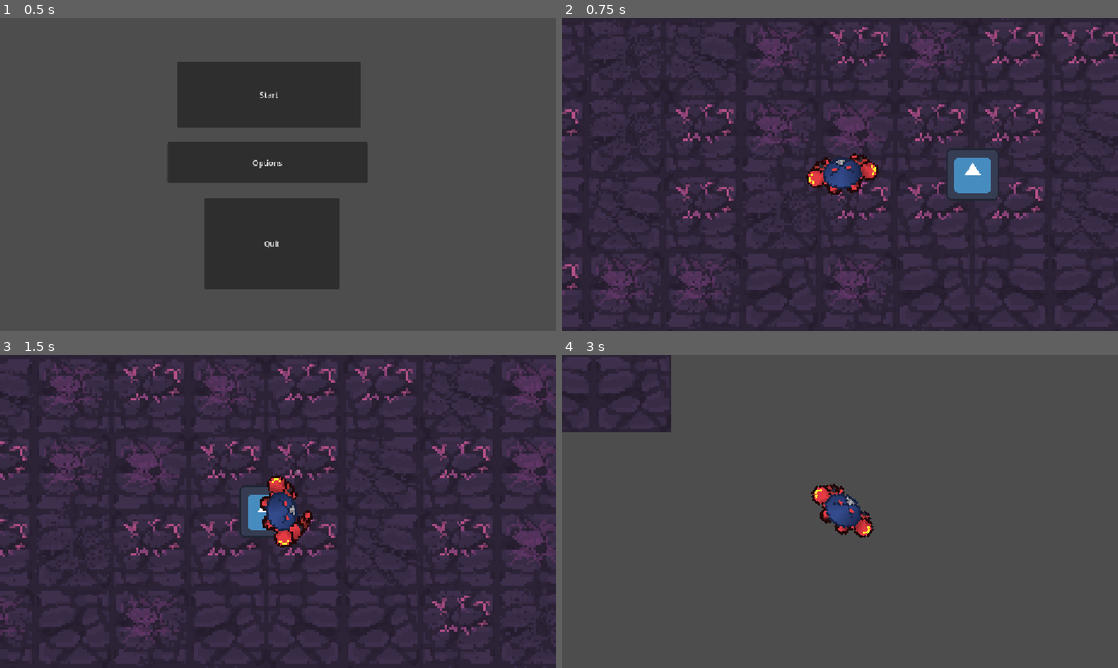
Above: before the commit, frames 1-4 (two rows, left to right).
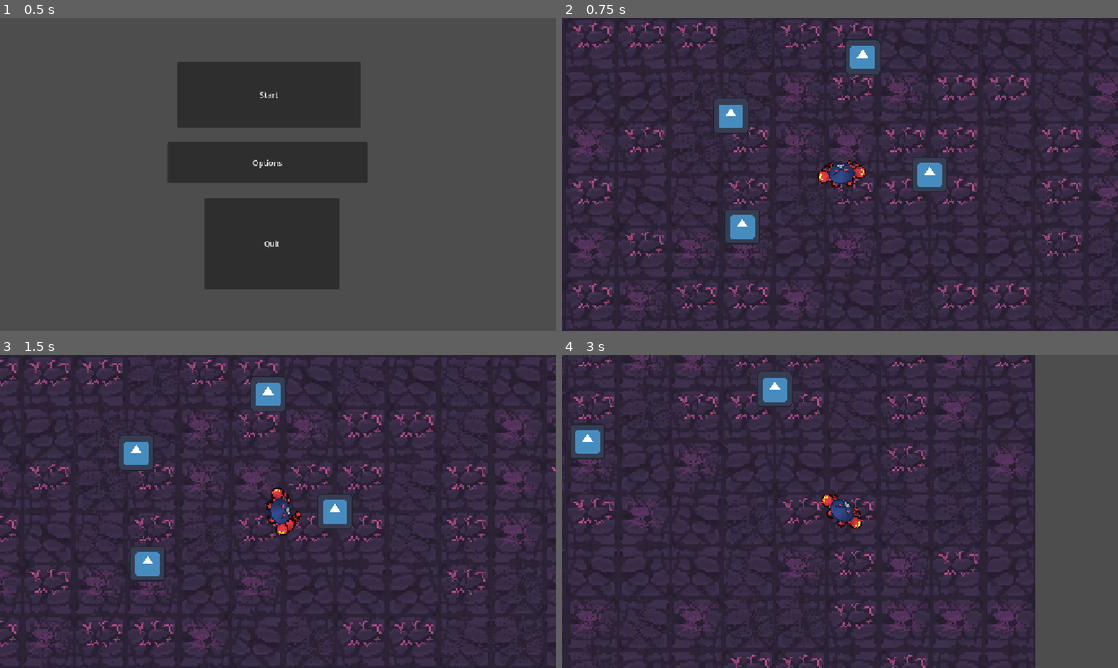
Above: after the commit, the same moments.

Repository: jalqau/Kingowen
Game: Godot game, scene res://scenes/main_menu.tscn
Two runs of this game, one before a commit and one after it. Both use one fixed random seed, a clock stepped at 60 frames per second and the inputs below. The engine's default icon, where the game draws it, is replaced by a stand-in: a white triangle on a blue panel in a dark square.
Inputs (mouse positions are in pixels of both pictures, inside the frame that each line leads up to):
- Up to frame 1 (0.5 s): no input
- Up to frame 2 (0.75 s): click "Start" at 0.5 s
- Up to frame 3 (1.5 s): tap Enter at 1.25 s; move the mouse to (400, 495) at 1.27 s; hold D (move_right) from 1.28 s (still down); click (400, 495) at 1.35 s
- Up to frame 4 (3 s): tap 1 (weapon_1, bound only after the commit) at 1.55, 2.1 s; move the mouse to (728, 527) at 2.02 s; release D (move_right) at 2.03 s; hold S (move_down) 2.03-2.78 s; tap 2 (weapon_2, bound only after the commit) at 2.3, 2.85 s; move the mouse to (895, 442) at 2.77 s; hold D (move_right) from 2.78 s (still down)

Frame 1 is identical in both runs. In frame 2, 18% of the frame differs, in the area x 0-100%, y 0-100%; in frame 3, 19%; in frame 4, 80%, in the area x 0-86%, y 0-100%.

Commit message:
weapon brr

Diff:
--- a/components/bullet.gd
+++ b/components/bullet.gd
@@ -10,16 +10,21 @@
 @export var speed: float = 2000.0
 
 
+
+
 func _ready() -> void:
 	global_position=pos
 	global_rotation=rota
 
 func _physics_process(delta: float) -> void:
-	velocity=Vector2(speed,0).rotated(dir)
+	velocity = Vector2.RIGHT.rotated(dir) * speed
 	move_and_slide()
 
+
 func _on_hitbox_component_area_entered(area: Area2D) -> void:
+
 	if area is HitboxComponent:
+
 		var hitbox: HitboxComponent = area
 
 		var hit_data := Attack.new()
@@ -31,5 +36,20 @@
 		hitbox.damage(hit_data)
 		queue_free()
 
-func _on_visible_on_screen_notifier_2d_screen_exited() -> void:
-	queue_free()
+
+func _on_area_2d_area_entered(area: Area2D) -> void:
+
+
+	if area is HitboxComponent:
+
+
+		var hitbox: HitboxComponent = area
+
+		var hit_data := Attack.new()
+		hit_data.attack_damage = attack_damage
+		hit_data.knockback_force = knockback_force
+		hit_data.attack_position = global_position
+		hit_data.stun_time = stun_time
+
+		hitbox.damage(hit_data)
+		queue_free()
--- a/components/firearm.gd
+++ b/components/firearm.gd
@@ -5,12 +5,16 @@
 @onready var muzzle: Marker2D = $Muzzle
 
 func attack() -> void:
-	print('fire')
+	print("fire")
+
 	var bullet = bullet_scene.instantiate()
+
 	bullet.pos = muzzle.global_position
-	bullet.rota = global_rotation
-	bullet.dir = global_rotation
+	bullet.dir = muzzle.global_rotation
+	bullet.rota = muzzle.global_rotation
+
 	bullet.attack_damage = attack_damage
 	bullet.knockback_force = knockback_force
 	bullet.stun_time = stun_time
+
 	get_tree().current_scene.add_child(bullet)
--- a/enemy/dummy.tscn
+++ b/enemy/dummy.tscn
@@ -7,6 +7,8 @@
 [sub_resource type="RectangleShape2D" id="RectangleShape2D_hrq6i"]
 
 [node name="dummy" type="CharacterBody2D" unique_id=363651682]
+collision_layer = 2
+collision_mask = 0
 
 [node name="Sprite2D" type="Sprite2D" parent="." unique_id=229344275]
 scale = Vector2(0.171875, 0.171875)
@@ -16,6 +18,8 @@
 MAX_HEALTH = 20.0
 
 [node name="HitboxComponent" parent="." unique_id=493860781 node_paths=PackedStringArray("health_component") instance=ExtResource("3_fva3d")]
+collision_layer = 2
+collision_mask = 0
 health_component = NodePath("../HealthComponent")
 
 [node name="CollisionShape2D" type="CollisionShape2D" parent="HitboxComponent" unique_id=31169104]
--- a/player/player.gd
+++ b/player/player.gd
@@ -2,15 +2,21 @@
 
 @export var speed: float = 300.0
 
-@onready var melee_weapon: Weapon = $aim_pivot/Sword
+var weapons: Array[Weapon] = []
+var current_weapon: Weapon
+
 @onready var aim_pivot: Node2D = $aim_pivot
 @onready var animated_sprite_2d: AnimatedSprite2D = $aim_pivot/AnimatedSprite2D
 @onready var animated_sprite_2d_2: AnimatedSprite2D = $AnimatedSprite2D2
 
 var is_attacking: bool = false
+
 var hit1 = "hit"
 var hit2 = "hit2"
 var temp: String
+
+# Анимация покоя для текущего оружия
+var idle_animation: String = "default"
 
 enum PlayerState {
 	IDLE,
@@ -21,11 +27,34 @@
 
 var state: PlayerState = PlayerState.IDLE
 
-func process_animation():
+
+func _ready() -> void:
+	animated_sprite_2d.animation_finished.connect(_on_animation_finished)
+
+	for child in aim_pivot.get_children():
+		if child is Weapon:
+			weapons.append(child)
+
+	equip(0)
+
+
+func _on_animation_finished() -> void:
+	is_attacking = false
+	state = PlayerState.IDLE
+
+
+func _physics_process(delta: float) -> void:
+	move()
+	handle_weapon_switch()
+	process_animation()
+	handle_attack_input()
+
+
+func process_animation() -> void:
 	match state:
 		PlayerState.IDLE:
-			if animated_sprite_2d.animation != "default":
-				animated_sprite_2d.play("default")
+			if animated_sprite_2d.animation != idle_animation:
+				animated_sprite_2d.play(idle_animation)
 
 		PlayerState.RUN:
 			if animated_sprite_2d.animation != "run":
@@ -39,44 +68,57 @@
 			if animated_sprite_2d.animation != "shoot":
 				animated_sprite_2d.play("shoot")
 
-func _ready() -> void:
-	animated_sprite_2d.animation_finished.connect(_on_animation_finished)
 
-func _on_animation_finished():
-	is_attacking = false
+func equip(index: int) -> void:
+	if index >= weapons.size() or is_attacking:
+		return
+
+	for i in weapons.size():
+		weapons[i].visible = (i == index)
+
+	current_weapon = weapons[index]
+
+	if index == 0:
+		idle_animation = "default"
+	elif index == 1:
+		idle_animation = "default2"
+
+	print(current_weapon.name)
 
 
-func _physics_process(delta: float) -> void:
-	move()
-	handle_attack_input()
-	process_animation()
+func handle_weapon_switch() -> void:
+	if Input.is_action_just_pressed("weapon_1"):
+		equip(0)
+
+	if Input.is_action_just_pressed("weapon_2"):
+		equip(1)
 
 
-func move():
-
-	#mouse
+func move() -> void:
+	# Поворот к мышке
 	var mouse_pos = get_global_mouse_position()
 	aim_pivot.look_at(mouse_pos)
 
-	#player move
-	var input_direction = Input.get_vector("move_left", "move_right", "move_up", "move_down")
+	# Движение игрока
+	var input_direction = Input.get_vector(
+		"move_left",
+		"move_right",
+		"move_up",
+		"move_down"
+	)
 
 	if input_direction != Vector2.ZERO:
 		if not is_attacking:
 			state = PlayerState.RUN
 
-
-		#анимация бега ног
 		animated_sprite_2d_2.visible = true
 		animated_sprite_2d_2.play("run")
 		animated_sprite_2d_2.rotation = input_direction.angle() + PI / 2
 
 	else:
-		#анимация при остановке
 		if not is_attacking:
 			state = PlayerState.IDLE
 
-		#тоже самое, просто ноги еще и исчезают
 		animated_sprite_2d_2.visible = false
 		animated_sprite_2d_2.stop()
 
@@ -84,15 +126,14 @@
 	move_and_slide()
 
 
-func handle_attack_input():
+func handle_attack_input() -> void:
 	var attack_br = Input.is_action_just_pressed("attack")
 
-	if attack_br:
-		state = PlayerState.ATTACK_HAND
-		melee_weapon.attack()
+	if attack_br and not is_attacking:
+		if current_weapon is FireArm:
+			state = PlayerState.SHOOT
+		else:
+			state = PlayerState.ATTACK_HAND
+
+		current_weapon.attack()
 		is_attacking = true
-
-
-
-func boredom():
-	pass
--- a/player/player.tscn
+++ b/player/player.tscn
@@ -5,6 +5,7 @@
 [ext_resource type="Texture2D" uid="uid://divwog21i6yo1" path="res://sprites/player-neo (3).png" id="3_g6k8r"]
 [ext_resource type="Script" uid="uid://xtx7jvj3h2yv" path="res://scenes/health_component.gd" id="3_yw30f"]
 [ext_resource type="Texture2D" uid="uid://c5v1ooabmmrrg" path="res://sprites/player-neo.png" id="4_dqkch"]
+[ext_resource type="PackedScene" uid="uid://dp0p3bufyb4b7" path="res://weapons/firearm/laser_gun.tscn" id="5_boad6"]
 [ext_resource type="PackedScene" uid="uid://djxe6jqr1xdgi" path="res://weapons/melee_weapon/sword.tscn" id="5_qlg0r"]
 
 [sub_resource type="AtlasTexture" id="AtlasTexture_d2wvv"]
@@ -38,6 +39,10 @@
 atlas = ExtResource("3_g6k8r")
 region = Rect2(0, 0, 32, 32)
 
+[sub_resource type="AtlasTexture" id="AtlasTexture_32hag"]
+atlas = ExtResource("3_g6k8r")
+region = Rect2(224, 0, 32, 32)
+
 [sub_resource type="AtlasTexture" id="AtlasTexture_rgyib"]
 atlas = ExtResource("3_g6k8r")
 region = Rect2(96, 32, 32, 32)
@@ -62,6 +67,10 @@
 atlas = ExtResource("3_g6k8r")
 region = Rect2(96, 0, 32, 32)
 
+[sub_resource type="AtlasTexture" id="AtlasTexture_kb6p2"]
+atlas = ExtResource("3_g6k8r")
+region = Rect2(224, 32, 32, 32)
+
 [sub_resource type="SpriteFrames" id="SpriteFrames_lvy0h"]
 animations = [{
 "frames": [{
@@ -70,6 +79,14 @@
 }],
 "loop": 1,
 "name": &"default",
+"speed": 5.0
+}, {
+"frames": [{
+"duration": 1.0,
+"texture": SubResource("AtlasTexture_32hag")
+}],
+"loop": 1,
+"name": &"default2",
 "speed": 5.0
 }, {
 "frames": [{
@@ -104,6 +121,14 @@
 "loop": 1,
 "name": &"run",
 "speed": 5.0
+}, {
+"frames": [{
+"duration": 1.0,
+"texture": SubResource("AtlasTexture_kb6p2")
+}],
+"loop": 0,
+"name": &"shoot",
+"speed": 5.0
 }]
 
 [sub_resource type="RectangleShape2D" id="RectangleShape2D_vu0qy"]
@@ -112,6 +137,7 @@
 [node name="Player" type="CharacterBody2D" unique_id=1059315968]
 position = Vector2(556, 282)
 script = ExtResource("1_oul6g")
+speed = 100.0
 
 [node name="AnimatedSprite2D2" type="AnimatedSprite2D" parent="." unique_id=1197321676]
 z_index = -1
@@ -121,15 +147,17 @@
 
 [node name="aim_pivot" type="Node2D" parent="." unique_id=872396486]
 
-[node name="AnimatedSprite2D" type="AnimatedSprite2D" parent="aim_pivot" unique_id=132574110]
-rotation = 1.5707964
-sprite_frames = SubResource("SpriteFrames_lvy0h")
-animation = &"hit2"
-
 [node name="Sword" parent="aim_pivot" unique_id=2025403122 instance=ExtResource("5_qlg0r")]
 position = Vector2(5, 0)
 knockback_force = 5.0
 stun_time = 1.0
+
+[node name="LaserGun" parent="aim_pivot" unique_id=859444488 instance=ExtResource("5_boad6")]
+
+[node name="AnimatedSprite2D" type="AnimatedSprite2D" parent="aim_pivot" unique_id=132574110]
+rotation = 1.5707964
+sprite_frames = SubResource("SpriteFrames_lvy0h")
+animation = &"shoot"
 
 [node name="HitboxComponent" type="Area2D" parent="aim_pivot" unique_id=1231804463 node_paths=PackedStringArray("health_component")]
 script = ExtResource("3_g1dw6")
@@ -137,6 +165,7 @@
 
 [node name="CollisionShape2D" type="CollisionShape2D" parent="aim_pivot/HitboxComponent" unique_id=1784873141]
 rotation = 1.5707964
+scale = Vector2(1.0168215, -0.46083346)
 shape = SubResource("RectangleShape2D_vu0qy")
 debug_color = Color(0.99742216, 0, 0.17616406, 0.41960785)
 
--- a/project.godot
+++ b/project.godot
@@ -47,6 +47,16 @@
 "events": [Object(InputEventMouseButton,"resource_local_to_scene":false,"resource_name":"","device":-1,"window_id":0,"a …(253 unchanged characters)…
 ]
 }
+weapon_1={
+"deadzone": 0.2,
+"events": [Object(InputEventKey,"resource_local_to_scene":false,"resource_name":"","device":16,"window_id":0,"alt_pressed":false,"shift_pressed":false,"ctrl_pressed":false,"meta_pressed":false,"pressed":false,"keycode":0,"physical_keycode":49,"key_label":0,"unicode":0,"location":0,"echo":false,"script":null)
+]
+}
+weapon_2={
+"deadzone": 0.2,
+"events": [Object(InputEventKey,"resource_local_to_scene":false,"resource_name":"","device":-1,"window_id":0,"alt_pressed":false,"shift_pressed":false,"ctrl_pressed":false,"meta_pressed":false,"pressed":false,"keycode":0,"physical_keycode":50,"key_label":0,"unicode":50,"location":0,"echo":false,"script":null)
+]
+}
 
 [layer_names]
 
--- a/test/test.tscn
+++ b/test/test.tscn
@@ -8,15 +8,24 @@
 
 [node name="Level1" parent="." unique_id=1348367504 instance=ExtResource("1_8a8pi")]
 
-[node name="dummy" parent="Level1" unique_id=363651682 instance=ExtResource("2_65205")]
+[node name="dummy2" parent="Level1" unique_id=363651682 instance=ExtResource("2_65205")]
+position = Vector2(23, -72)
+
+[node name="dummy" parent="Level1" unique_id=1815737284 instance=ExtResource("2_65205")]
 position = Vector2(64, 0)
+
+[node name="dummy3" parent="Level1" unique_id=1754687329 instance=ExtResource("2_65205")]
+position = Vector2(-58, -36)
+
+[node name="dummy4" parent="Level1" unique_id=1134027259 instance=ExtResource("2_65205")]
+position = Vector2(-51, 32)
 
 [node name="Player" parent="Level1" unique_id=1059315968 instance=ExtResource("1_syuel")]
 position = Vector2(9.999999, 7.1054274e-15)
 
 [node name="Camera2D" type="Camera2D" parent="Level1/Player" unique_id=211863535]
 position = Vector2(-1, 0)
-zoom = Vector2(5, 5)
+zoom = Vector2(3.375, 3.375)
 limit_left = -581
 limit_top = -339
 limit_right = 571
--- a/weapons/firearm/laser.tscn
+++ b/weapons/firearm/laser.tscn
@@ -1,7 +1,42 @@
 [gd_scene format=3 uid="uid://bvqw6gd015mx1"]
 
+[ext_resource type="Script" uid="uid://ded3iohengkrf" path="res://components/bullet.gd" id="1_svhro"]
+[ext_resource type="Texture2D" uid="uid://cn3dvsygdtnan" path="res://sprites/bullet (1).png" id="2_xsr4y"]
+
+[sub_resource type="AtlasTexture" id="AtlasTexture_g5mcx"]
+atlas = ExtResource("2_xsr4y")
+region = Rect2(0, 0, 32, 32)
+
+[sub_resource type="SpriteFrames" id="SpriteFrames_jlblt"]
+animations = [{
+"frames": [{
+"duration": 1.0,
+"texture": SubResource("AtlasTexture_g5mcx")
+}],
+"loop": 1,
+"name": &"default",
+"speed": 5.0
+}]
+
+[sub_resource type="CapsuleShape2D" id="CapsuleShape2D_boad6"]
+radius = 4.0
+
 [node name="Laser" type="CharacterBody2D" unique_id=1456581346]
+scale = Vector2(0.5786787, 0.5786787)
+collision_mask = 2
+script = ExtResource("1_svhro")
+speed = 500.0
 
-[node name="AnimatedSprite2D" type="AnimatedSprite2D" parent="." unique_id=508663053]
+[node name="AnimatedSprite2D" type="AnimatedSprite2D" parent="." unique_id=1180633160]
+rotation = 1.5707964
+sprite_frames = SubResource("SpriteFrames_jlblt")
 
-[node name="CollisionShape2D" type="CollisionShape2D" parent="." unique_id=1935224092]
+[node name="Area2D" type="Area2D" parent="." unique_id=92180685]
+collision_layer = 16
+collision_mask = 10
+
+[node name="CollisionShape2D" type="CollisionShape2D" parent="Area2D" unique_id=1935224092]
+rotation = 1.5707964
+shape = SubResource("CapsuleShape2D_boad6")
+
+[connection signal="area_entered" from="Area2D" to="." method="_on_area_2d_area_entered"]
--- /dev/null
+++ b/weapons/firearm/laser_gun.gd
@@ -0,0 +1,25 @@
+class_name LaserGun
+extends FireArm
+
+@export var fire_time: float = 0.3
+var is_firing: bool = false
+
+func attack() -> void:
+	if is_firing:
+		return
+	is_firing = true
+
+
+	ray.force_raycast_update()
+	if ray.is_colliding():
+		var target = ray.get_collider()
+		if target is HitboxComponent:
+			var hit_data := Attack.new()
+			hit_data.attack_damage = attack_damage
+			hit_data.knockback_force = knockback_force
+			hit_data.attack_position = global_position
+			hit_data.stun_time = stun_time
+			target.damage(hit_data)
+
+	await get_tree().create_timer(fire_time).timeout
+	is_firing = false
--- a/weapons/firearm/laser_gun.tscn
+++ b/weapons/firearm/laser_gun.tscn
@@ -1,3 +1,19 @@
 [gd_scene format=3 uid="uid://dp0p3bufyb4b7"]
 
+[ext_resource type="Script" uid="uid://dr546041kplr7" path="res://components/firearm.gd" id="1_o6pse"]
+[ext_resource type="PackedScene" uid="uid://bvqw6gd015mx1" path="res://weapons/firearm/laser.tscn" id="2_o6pse"]
+
 [node name="LaserGun" type="Node2D" unique_id=859444488]
+script = ExtResource("1_o6pse")
+bullet_scene = ExtResource("2_o6pse")
+attack_damage = 10.0
+knockback_force = 100.0
+stun_time = 1.0
+
+[node name="RayCast2D" type="RayCast2D" parent="." unique_id=861103434]
+position = Vector2(14, 5)
+target_position = Vector2(40, 0)
+collide_with_areas = true
+
+[node name="Muzzle" type="Marker2D" parent="." unique_id=250342399]
+position = Vector2(14, 5)
--- a/weapons/melee_weapon/sword.tscn
+++ b/weapons/melee_weapon/sword.tscn
@@ -3,6 +3,7 @@
 [ext_resource type="Script" uid="uid://crkjftp6msgwo" path="res://weapons/melee_weapon/sword.gd" id="1_vx5j4"]
 
 [sub_resource type="RectangleShape2D" id="RectangleShape2D_tbfq4"]
+size = Vector2(4.370363, 17.54386)
 
 [node name="Sword" type="Node2D" unique_id=2025403122]
 script = ExtResource("1_vx5j4")
@@ -12,11 +13,13 @@
 
 [node name="AttackArea" type="Area2D" parent="." unique_id=1195071376]
 scale = Vector2(1.0133224, 1)
+collision_layer = 16
+collision_mask = 10
 
 [node name="CollisionShape2D" type="CollisionShape2D" parent="AttackArea" unique_id=1929509040]
 z_index = 1
-position = Vector2(11.475, 0)
-scale = Vector2(0.745, 1.71)
+position = Vector2(5.0592456, 8.34465e-07)
+scale = Vector2(2.0081718, 1.71)
 shape = SubResource("RectangleShape2D_tbfq4")
 
 [connection signal="area_entered" from="AttackArea" to="." method="_on_attack_area_area_entered"]
Renamed: sprites/bullet (2).png -> sprites/bullet (1).png
Not shown, changed: sprites/bullet (1).png.import
Not shown, added: weapons/firearm/laser_gun.gd.uid
